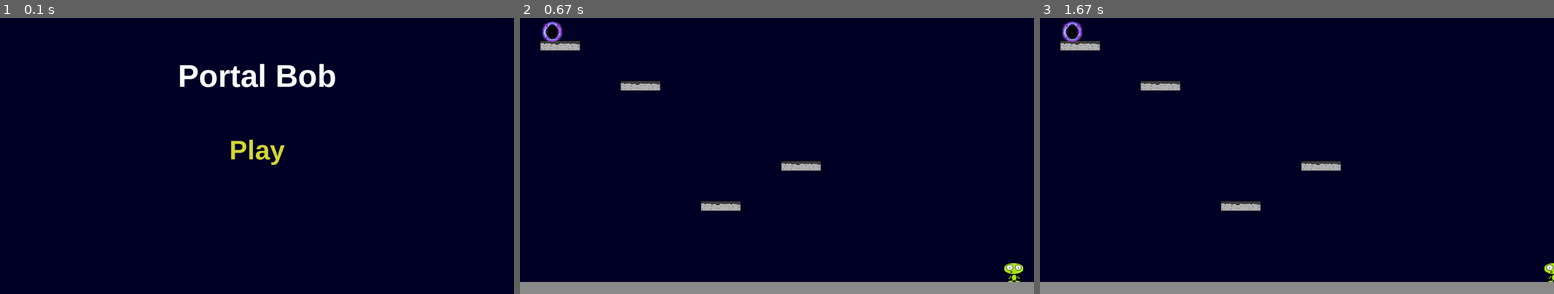
Above: before the commit, frames 1-3 (left to right).
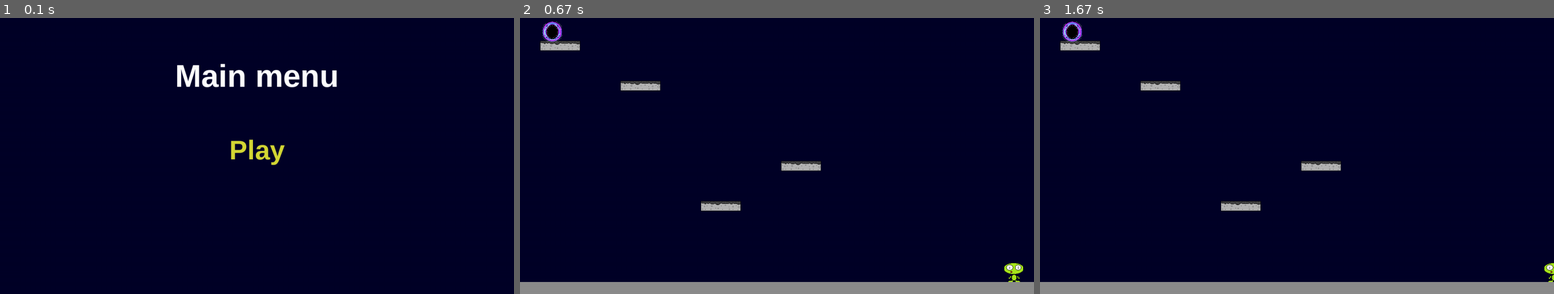
Above: after the commit, the same moments.

Repository: lapatinn/ot-harjoitustyo
Game: pygame game, started from src/main.py
Two runs of this game, one before a commit and one after it. Both use one fixed random seed, a clock stepped at 60 frames per second and the inputs below.
Inputs (mouse positions are in pixels of both pictures, inside the frame that each line leads up to):
- Up to frame 1 (0.1 s): no input
- Up to frame 2 (0.67 s): click "Play" at 0.38 s
- Up to frame 3 (1.67 s): hold D 0.67-1.13 s; move the mouse to (1276, 161) at 0.7 s

The runs differ from the first frame. In frame 1, 1.4% of the frame differs, in the area x 34-66%, y 16-26%; in frame 2, nothing differs; in frame 3, nothing differs.

Commit message:
Minor tweaks

Diff:
--- a/src/main.py
+++ b/src/main.py
@@ -27,9 +27,9 @@
     return level, game_events, all_sprites, platforms
 
 
-def menu_loop(menu_events,
-              top_text,
-              bottom_text):
+def menu_loop(menu_events=MenuEventHandler,
+              top_text=str,
+              bottom_text=str):
 
     window.fill((0, 0, 40))
 
@@ -96,7 +96,7 @@
         clock.tick(FPS)
 
         if game_state == "menu":
-            res = menu_loop(menu_events, "Portal Bob", "Play")
+            res = menu_loop(menu_events, "Main menu", "Play")
             if res == "game":
                 level, game_events, all_sprites, platforms = init_game()
                 game_state = "game"
